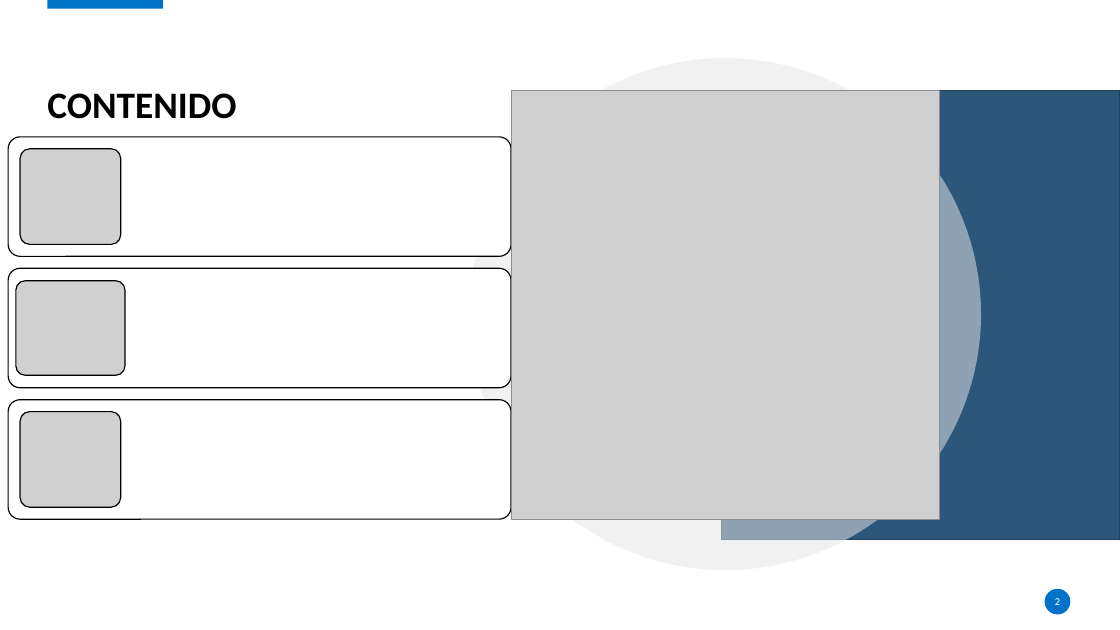
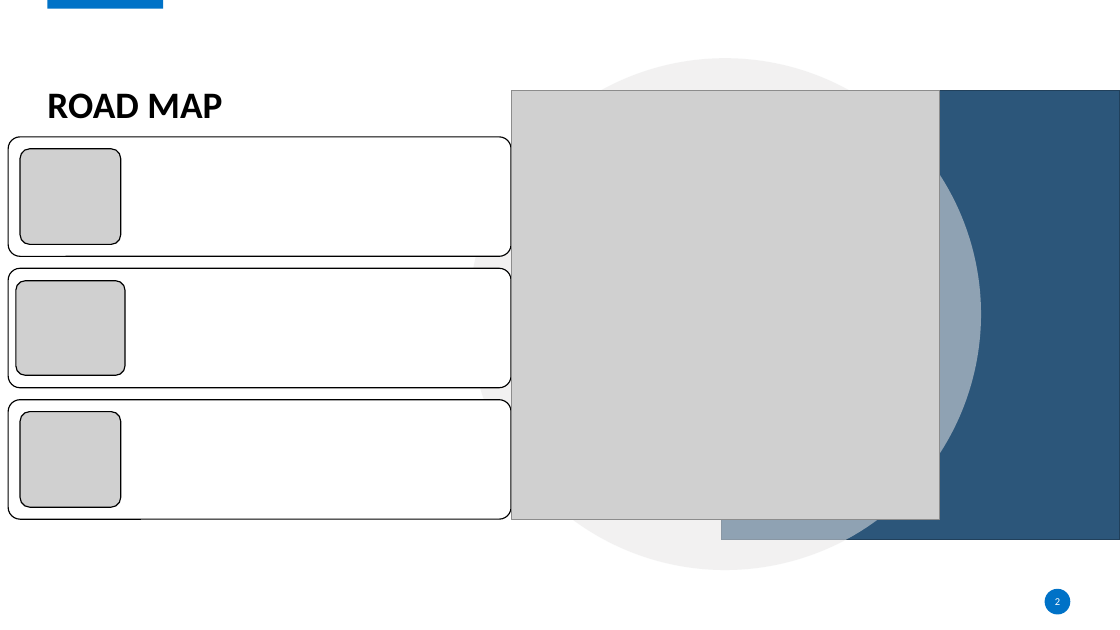
Before and after one commit to Csuarezgurruchaga/Digital-House, a slide deck: slide 2 of Trabajo Practico/Practico_3/PRESENTACION GRUPO 5(3er desafio).pptx. Drawn at 1120x630 pixels with LibreOffice and Linux fonts; fonts in the diff are those of the drawing; grey boxes stand for pictures; background and template pictures are left out. Boxes give left, top, right and bottom in pixels: in the first picture for what was removed or moved away, otherwise in the second. Text is boxed around its words. In the diff, an @@ line names an element or a change of style, - is before the commit and + after.

```diff
--- a/Trabajo Practico/Practico_3/PRESENTACION GRUPO 5(3er desafio).pptx
+++ b/Trabajo Practico/Practico_3/PRESENTACION GRUPO 5(3er desafio).pptx
@@ title at bbox=[47, 93, 222, 119]: text changed @@
-CONTENIDO
+ROAD MAP
```
Also in this commit, not shown: 1 other slide changed.
